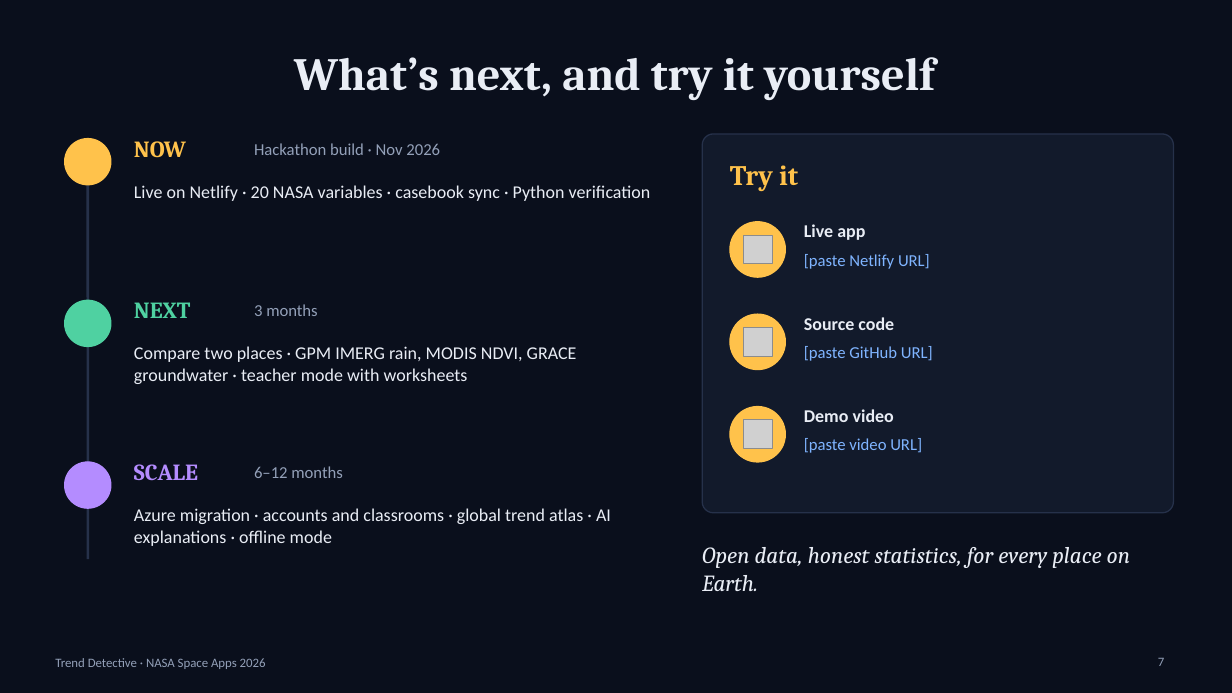
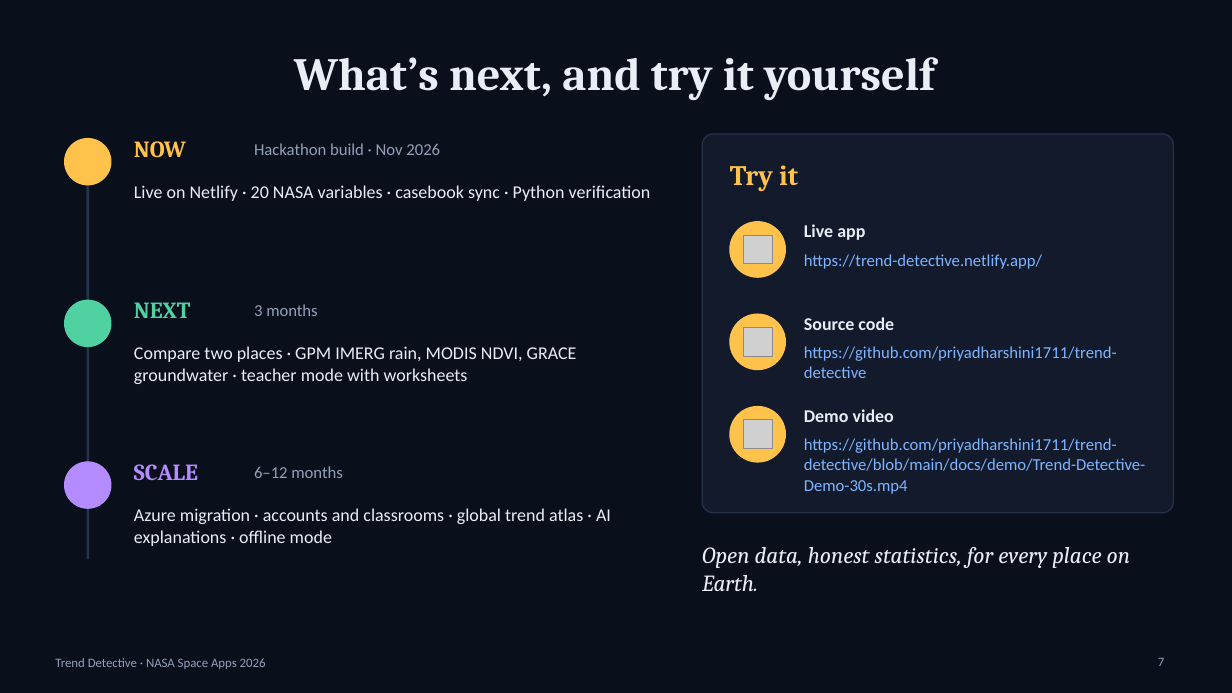
Before and after one commit to priyadharshini1711/trend-detective, a slide deck: slide 7 of docs/Trend-Detective-Presentation.pptx. Drawn at 1232x693 pixels with LibreOffice and Linux fonts; fonts in the diff are those of the drawing; grey boxes stand for pictures. Boxes give left, top, right and bottom in pixels: in the first picture for what was removed or moved away, otherwise in the second. Text is boxed around its words. In the diff, an @@ line names an element or a change of style, - is before the commit and + after.

```diff
--- a/docs/Trend-Detective-Presentation.pptx
+++ b/docs/Trend-Detective-Presentation.pptx
@@ text at [804,254,1042,269]: text changed @@
-[paste Netlify URL]
+https://trend-detective.netlify.app/
@@ text at [804,346,1117,378]: text changed @@
-[paste GitHub URL]
+https://github.com/priyadharshini1711/trend-detective
@@ text at [804,438,1145,494]: text changed @@
-[paste video URL]
+https://github.com/priyadharshini1711/trend-detective/blob/main/docs/demo/Trend-Detective-Demo-30s.mp4
```
Also in this commit, not shown: 4 other files.
